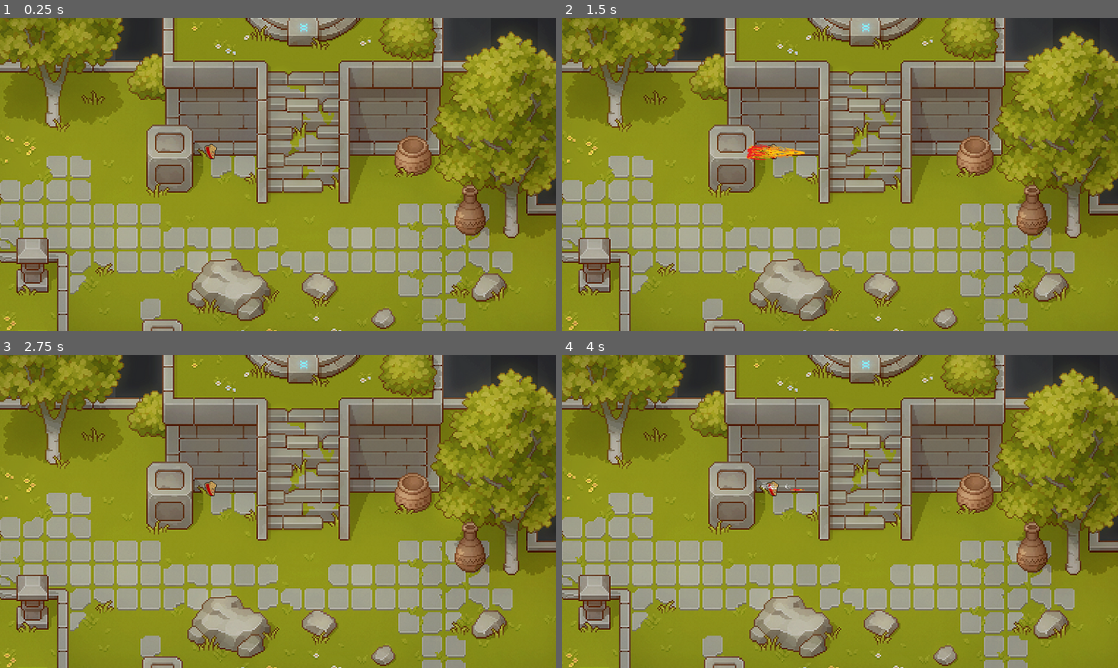
Above: before the commit, frames 1-4 (two rows, left to right).
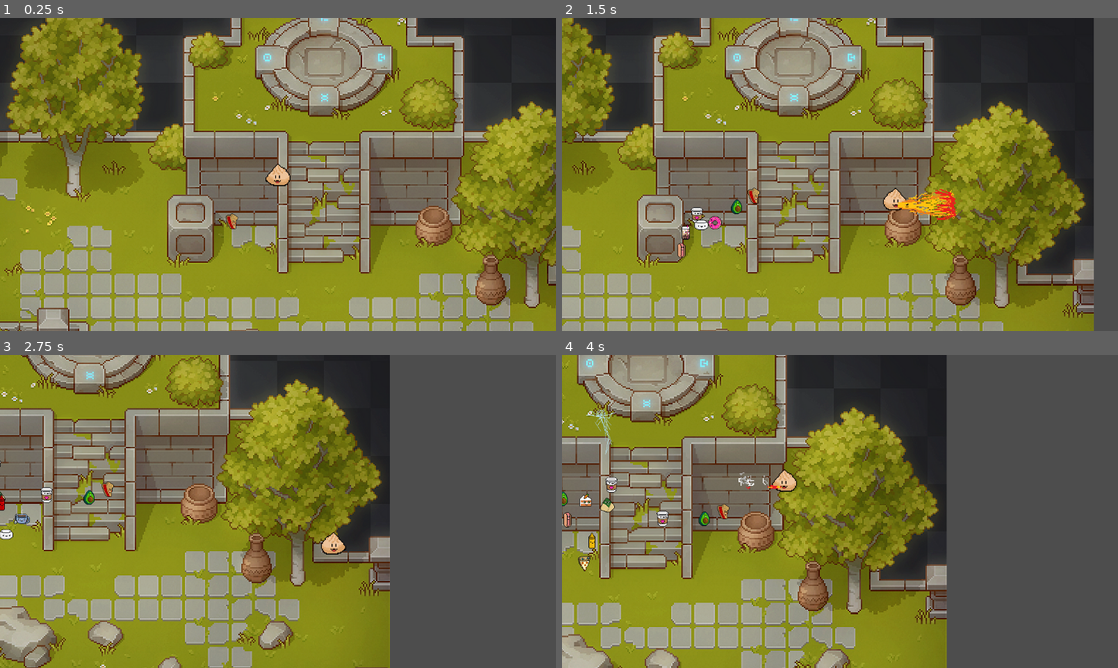
Above: after the commit, the same moments.

Repository: SteamedKoko/Gluttony
Game: Godot game, scene res://scenes/arena/arena.tscn
Two runs of this game, one before a commit and one after it. Both use one fixed random seed, a clock stepped at 60 frames per second and the inputs below.
Inputs:
- Up to frame 1 (0.25 s): no input
- Up to frame 2 (1.5 s): hold F (right) 0.53-1.28 s; hold J (dash) 0.53-1.28 s; hold Down (down) from 1.28 s (still down); tap J (dash) at 1.35 s
- Up to frame 3 (2.75 s): release Down (down) at 2.03 s; hold F (right) from 2.03 s (still down); hold J (dash) from 2.03 s (still down)
- Up to frame 4 (4 s): release F (right) at 2.78 s; release J (dash) at 2.78 s; hold Up (up) 2.78-3.53 s; tap J (dash) at 2.85 s; hold S (left) from 3.53 s (still down); hold J (dash) from 3.53 s (still down)

The runs differ from the first frame. In frame 1, 77% of the frame differs, in the area x 0-100%, y 0-100%; in frame 2, 80%; in frame 3, 84%; in frame 4, 86%.

Commit message:
feat: damage proc every x seconds

Diff:
--- a/entities/monsters/consumable_monster.gd
+++ b/entities/monsters/consumable_monster.gd
@@ -3,3 +3,7 @@
 
 func _on_attack_dealt_damage() -> void:
 	perish()
+
+
+func _on_health_health_delpleted() -> void:
+	perish()
--- a/entities/monsters/consumable_monster.tscn
+++ b/entities/monsters/consumable_monster.tscn
@@ -44,4 +44,4 @@
 [node name="Health" parent="." instance=ExtResource("5_fcyur")]
 max_health = 50.0
 
-[connection signal="dealt_damage" from="Attack" to="." method="_on_attack_dealt_damage"]
+[connection signal="health_delpleted" from="Health" to="." method="_on_health_health_delpleted"]
--- a/entities/player/player.tscn
+++ b/entities/player/player.tscn
@@ -40,7 +40,6 @@
 [node name="HurtBox" parent="." node_paths=PackedStringArray("health") instance=ExtResource("3_sglur")]
 collision_layer = 8
 health = NodePath("../Health")
-invulerability_time_seconds = 5.0
 
 [node name="CollisionShape2D" type="CollisionShape2D" parent="HurtBox"]
 position = Vector2(2, 7.5)
--- a/entities/skills/fire.tscn
+++ b/entities/skills/fire.tscn
@@ -148,13 +148,11 @@
 "speed": 20.0
 }]
 
-[sub_resource type="ConvexPolygonShape2D" id="ConvexPolygonShape2D_d3yk2"]
-points = PackedVector2Array(-30.075, -3, 10, -13, 30, -10, 33, 0, 30, 10, 10, 13, -30.075, 3)
+[sub_resource type="RectangleShape2D" id="RectangleShape2D_vb2om"]
+size = Vector2(63, 20)
 
-[node name="Fire" type="Area2D"]
+[node name="Fire" type="Node2D"]
 scale = Vector2(-2, 1)
-collision_layer = 0
-collision_mask = 4
 script = ExtResource("1_vm21n")
 time_to_cast = 1.0
 frame_to_enable_collider = 4
@@ -170,8 +168,10 @@
 collision_layer = 0
 collision_mask = 4
 script = ExtResource("3_vb2om")
+damage_cooldown = 0.3
+damage_type = 1
 metadata/_custom_type_script = "uid://1ab276wrgw0r"
 
-[node name="CollisionShape2D" type="CollisionShape2D" parent="Attack"]
-position = Vector2(-2, 0)
-shape = SubResource("ConvexPolygonShape2D_d3yk2")
+[node name="CollisionShape2D2" type="CollisionShape2D" parent="Attack"]
+position = Vector2(-0.5, 0)
+shape = SubResource("RectangleShape2D_vb2om")
--- a/entities/skills/lightning.tscn
+++ b/entities/skills/lightning.tscn
@@ -73,15 +73,17 @@
 
 [node name="Lightning" type="Node2D"]
 script = ExtResource("1_pyttu")
+time_to_cast = 5.0
+frame_to_enable_collider = 4
 metadata/_custom_type_script = "uid://yl8d3y4n64eg"
 
 [node name="Attack" parent="." instance=ExtResource("2_vj8le")]
 collision_mask = 4
+damage_type = 2
 
 [node name="CollisionShape2D" type="CollisionShape2D" parent="Attack"]
 position = Vector2(-5.5, 136)
 shape = SubResource("RectangleShape2D_rljlk")
-disabled = true
 
 [node name="AnimatedSprite2D" type="AnimatedSprite2D" parent="."]
 sprite_frames = SubResource("SpriteFrames_y2fqs")
--- a/entities/spawner/spawner.tscn
+++ b/entities/spawner/spawner.tscn
@@ -7,7 +7,6 @@
 
 [node name="SpawnTimer" type="Timer" parent="."]
 wait_time = 0.2
-one_shot = true
 autostart = true
 
 [connection signal="timeout" from="SpawnTimer" to="." method="_on_spawn_timer_timeout"]
--- a/scenes/arena/arena.tscn
+++ b/scenes/arena/arena.tscn
@@ -1,8 +1,9 @@
-[gd_scene load_steps=4 format=3 uid="uid://gwslf667jj30"]
+[gd_scene load_steps=5 format=3 uid="uid://gwslf667jj30"]
 
 [ext_resource type="Texture2D" uid="uid://bedc6dmhufpr5" path="res://scenes/arena/A+_bft.png" id="1_5tue2"]
 [ext_resource type="PackedScene" uid="uid://c2rh1w6xsy484" path="res://entities/spawner/spawner.tscn" id="2_8trdl"]
-[ext_resource type="PackedScene" uid="uid://c66r3xjthspcv" path="res://entities/skills/fire.tscn" id="3_5tue2"]
+[ext_resource type="PackedScene" uid="uid://cetseqdkeuyvr" path="res://entities/player/player.tscn" id="3_5tue2"]
+[ext_resource type="PackedScene" uid="uid://bm36y6s1i2gu4" path="res://entities/skills/lightning.tscn" id="4_aj7ud"]
 
 [node name="Arena" type="Node2D"]
 
@@ -14,5 +15,10 @@
 [node name="Spawner" parent="." instance=ExtResource("2_8trdl")]
 position = Vector2(439, 278)
 
-[node name="Fire" parent="." instance=ExtResource("3_5tue2")]
-position = Vector2(439, 278)
+[node name="Player" parent="." instance=ExtResource("3_5tue2")]
+position = Vector2(533, 179)
+
+[node name="Lightning" parent="." instance=ExtResource("4_aj7ud")]
+position = Vector2(533, 190)
+time_to_cast = 1.0
+frame_to_end_collider = 7
--- a/utils/attack/attack.gd
+++ b/utils/attack/attack.gd
@@ -1,12 +1,21 @@
 class_name Attack
 extends Area2D
 
+enum DAMAGE_TYPE {
+	NONE,
+	FIRE,
+	LIGHTNING
+}
+
 @export var damage: float = 50
+@export var damage_cooldown: float = 0
+@export var damage_type: DAMAGE_TYPE
 
-signal dealt_damage
-
-func _on_area_entered(area: Area2D) -> void:
-	print('entered hurtbox')
-	if area is HurtBox:
-		area.receive_damage(damage)
-		dealt_damage.emit()
+func _physics_process(_delta: float) -> void:
+	var overlap = get_overlapping_areas()
+	for ob in overlap:
+		if(ob is HurtBox):
+			if damage_cooldown == 0:
+				ob.receive_damage(damage)
+			else:
+				ob.receive_continuous_damage(damage, damage_cooldown, str(damage_type))
--- a/utils/hurt_box/hurt_box.gd
+++ b/utils/hurt_box/hurt_box.gd
@@ -4,14 +4,32 @@
 @export var health: Health
 @export var invulerability_time_seconds: float = .5
 
+var damage_source_dictionary: Dictionary
+
 signal took_damage
 
 func receive_damage(damage: float):
-	print('ow ', damage)
 	if monitoring:
+		print('ow ', damage)
 		iframes()
 		health.take_health(damage)
 		took_damage.emit()
+
+
+func receive_continuous_damage(damage: float, dmg_cooldown: float, key: String):
+	if damage_source_dictionary.has(key):
+		return
+
+	print('add ', key, ' to dictionary')
+	damage_source_dictionary[key] = 0
+	var dmg_timer: SceneTreeTimer = get_tree().create_timer(dmg_cooldown)
+	dmg_timer.timeout.connect(remove_damage_timeout.bind(key))
+	health.take_health(damage)
+
+
+func remove_damage_timeout(key: String):
+	print('remove ', key, ' from dictionary')
+	damage_source_dictionary.erase(key)
 
 
 func iframes():
--- a/utils/hurt_box/hurt_box.tscn
+++ b/utils/hurt_box/hurt_box.tscn
@@ -6,5 +6,3 @@
 collision_layer = 0
 collision_mask = 0
 script = ExtResource("1_e04rp")
-
-[connection signal="area_entered" from="." to="." method="_on_area_entered"]
Not shown, changed: todo
